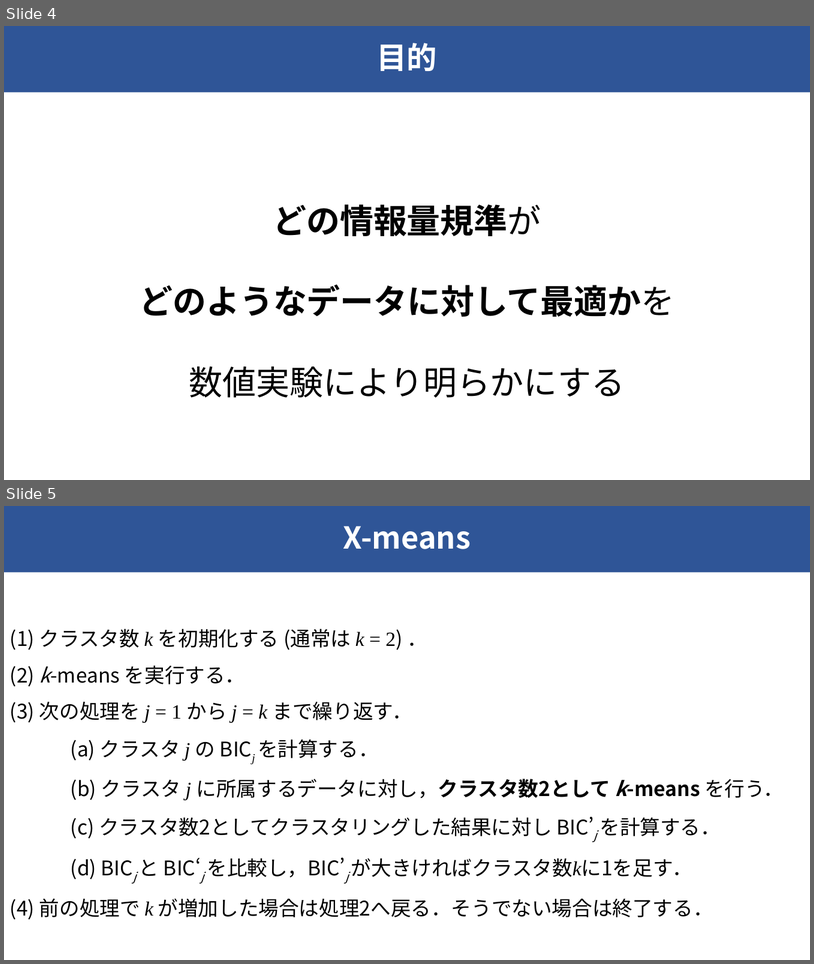
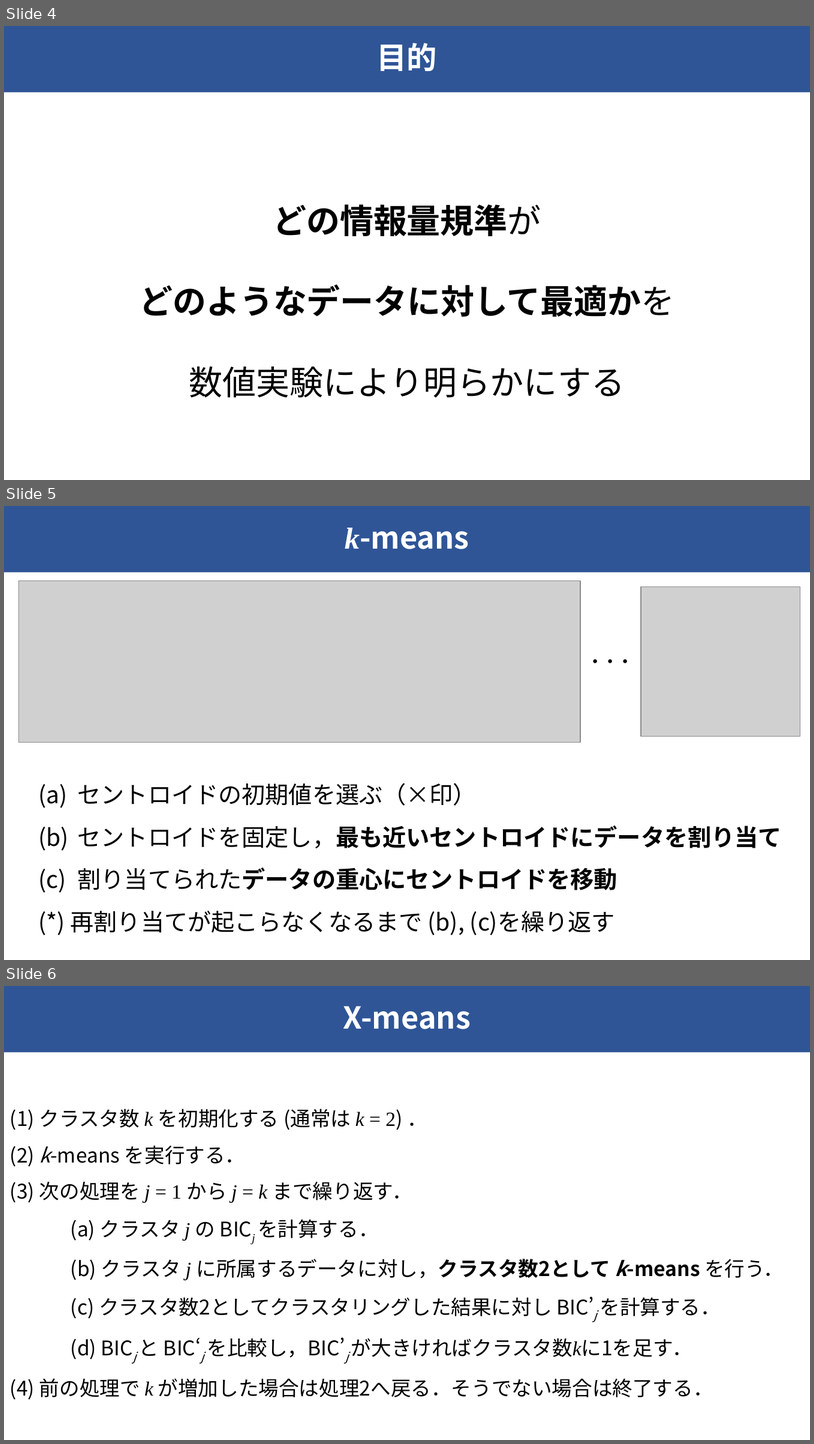
Before and after one commit to raryosu/graduation-research, a slide deck: docs/interim-presen/interim_hagihara.pptx. Shown one above the other, each under a label of ours: slides 4 and 5 before the commit, slides 4, 5 and 6 after it. The pictures are 814x964 and 814x1444 pixels, drawn with LibreOffice and Linux fonts; fonts in the diff are those of the drawing; grey boxes stand for pictures. Boxes give left, top, right and bottom in pixels: in the first picture for what was removed or moved away, otherwise in the second. Text is boxed around its words. In the diff, an @@ line names an element or a change of style, - is before the commit and + after.

```diff
--- a/docs/interim-presen/interim_hagihara.pptx
+++ b/docs/interim-presen/interim_hagihara.pptx
@@ slide 5 added at <box>4,506,810,960</box>, background #FFFFFF; not listed: 1 template element that a slide beside it also shows @@
@@ title added at <box>345,528,470,549</box>, 36 pt, text #FFFFFF, bold @@
+k-means
@@ picture added at <box>19,581,581,742</box> @@
@@ picture added at <box>642,587,801,736</box> @@
@@ text added at <box>588,659,633,663</box>, 18 pt, text #000000, bold @@
+・・・
@@ text added at <box>71,783,782,935</box>, 28 pt, text #000000 @@
+(a) セントロイドの初期値を選ぶ（×印）
+(b) セントロイドを固定し，最も近いセントロイドにデータを割り当て
+(c) 割り当てられたデータの重心にセントロイドを移動
+(*) 再割り当てが起こらなくなるまで (b), (c)を繰り返す
@@ what was slide 5 is now slide 6 @@
```
Also in this commit, not shown: 6 slides changed, 4 slides removed, 2 other files.
